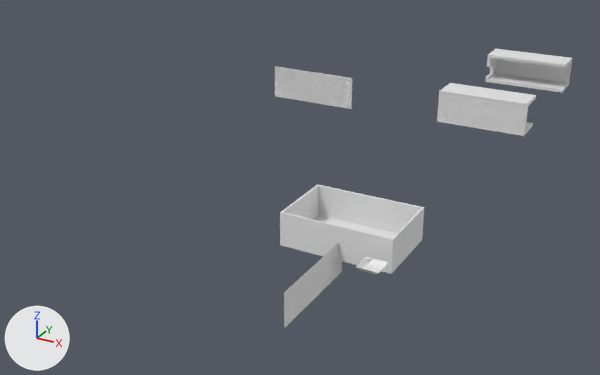
One commit to the Blender file costam3.blend: the scene before it, then after it.
Camera for both pictures: a camera (50 mm lens) standing at (13.7, -42.7, 16.3) and looking at (-7.9, -3.4, -3.3). Lighting does not change. The marker at lower left points along +X, +Y and +Z.
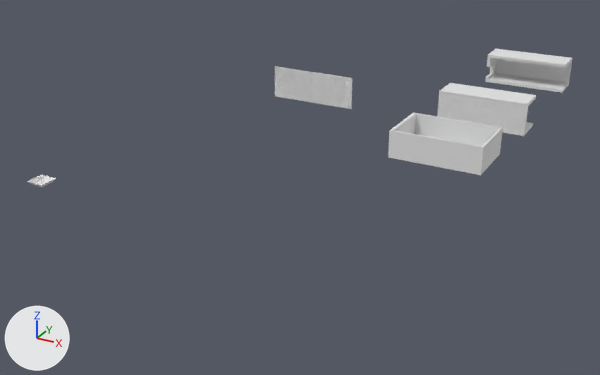
Location of each change, [x1, y1, x2, y2] in pixels of the pictures (600 x 375 px):
'Cube.001', moved: before [280, 184, 424, 274]; after [388, 113, 503, 175]
'Plane', deleted: before [284, 244, 342, 328]
'Plane.001', moved: before [356, 257, 388, 274]; after [27, 175, 56, 187]

What the commit changed:
Object 'Plane' (ob_plane) is deleted.
Object 'Cube.001' (ob_cube_001) moves from (-0.2, -12.77, 0.0) to (-0.2, -0.77, 0.0).
Object 'Plane.001' (ob_plane_001) moves from (2.0, -16.0, -0.01) to (-16.0, -16.0, -0.01).
